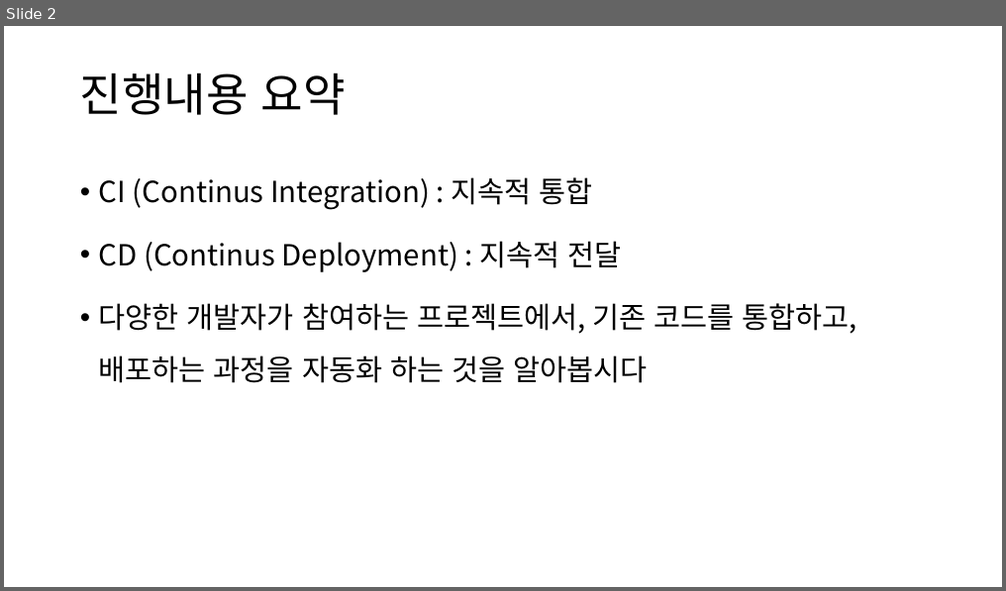
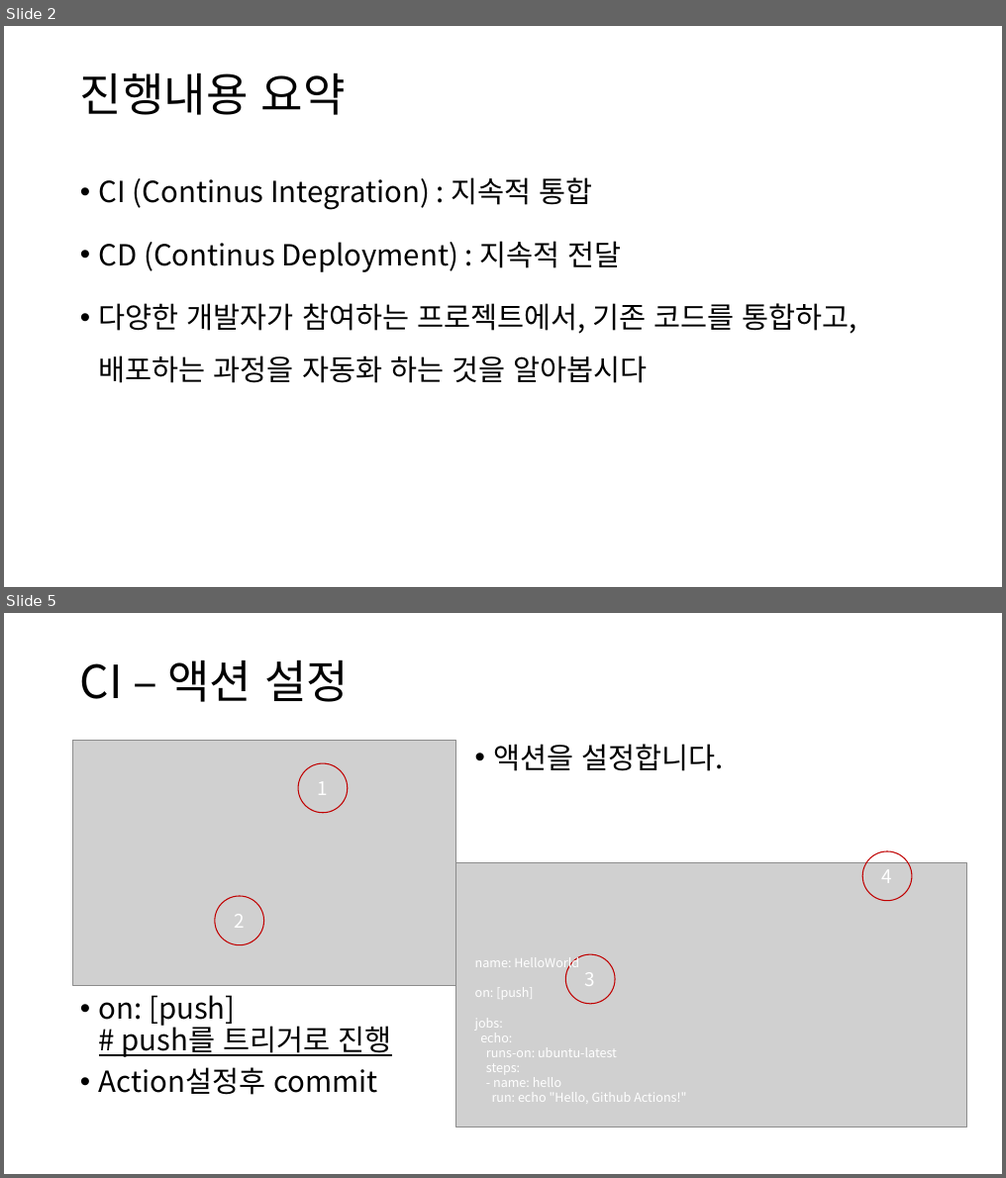
Before and after one commit to truthsj/ds4th_study, a slide deck: source/도커심화_한권으로_배우는_도커_&_쿠버네티스/ch11_깃허브 액션과 ArgoCD를 활용한 CICD.pptx. Shown one above the other, each under a label of ours: slide 2 before the commit, slides 2 and 5 after it; the slides between them are not shown. The pictures are 1006x591 and 1006x1178 pixels, drawn with LibreOffice and Linux fonts; fonts in the diff are those of the drawing; grey boxes stand for pictures. Boxes give left, top, right and bottom in pixels: in the first picture for what was removed or moved away, otherwise in the second. Text is boxed around its words. In the diff, an @@ line names an element or a change of style, - is before the commit and + after.

```diff
--- a/source/도커심화_한권으로_배우는_도커_&_쿠버네티스/ch11_깃허브 액션과 ArgoCD를 활용한 CICD.pptx
+++ b/source/도커심화_한권으로_배우는_도커_&_쿠버네티스/ch11_깃허브 액션과 ArgoCD를 활용한 CICD.pptx
@@ slide 5 added at box(4, 613, 1002, 1174), background #FFFFFF @@
@@ title added at box(80, 660, 349, 702), 44 pt, text #000000 @@
+CI – 액션 설정
@@ picture added at box(73, 740, 456, 985) @@
@@ text added at box(494, 744, 724, 771), 28 pt, text #000000 @@
+• 액션을 설정합니다.
@@ ellipse added at box(298, 763, 348, 813), outline #C00000 1 pt, 18 pt, text #FFFFFF @@
+1
@@ picture added at box(456, 862, 966, 1127) @@
@@ ellipse added at box(862, 852, 912, 901), outline #C00000 1 pt, 18 pt, text #FFFFFF @@
+4
@@ ellipse added at box(215, 896, 264, 946), outline #C00000 1 pt, 18 pt, text #FFFFFF @@
+2
@@ text added at box(475, 957, 686, 1102), 12 pt, text #FFFFFF @@
+name: HelloWorld
+on: [push]
+jobs:
+echo:
+runs-on: ubuntu-latest
+steps:
+- name: hello
+run: echo "Hello, Github Actions!"
@@ ellipse added at box(565, 955, 615, 1004), outline #C00000 1 pt, 18 pt, text #FFFFFF @@
+3
@@ text added at box(99, 995, 392, 1095), 28 pt, text #000000 @@
+• on: [push]
+  # push를 트리거로 진행
+• Action설정후 commit
```
Also in this commit, not shown: 3 slides changed, 5 other slides added, 6 slides removed.
